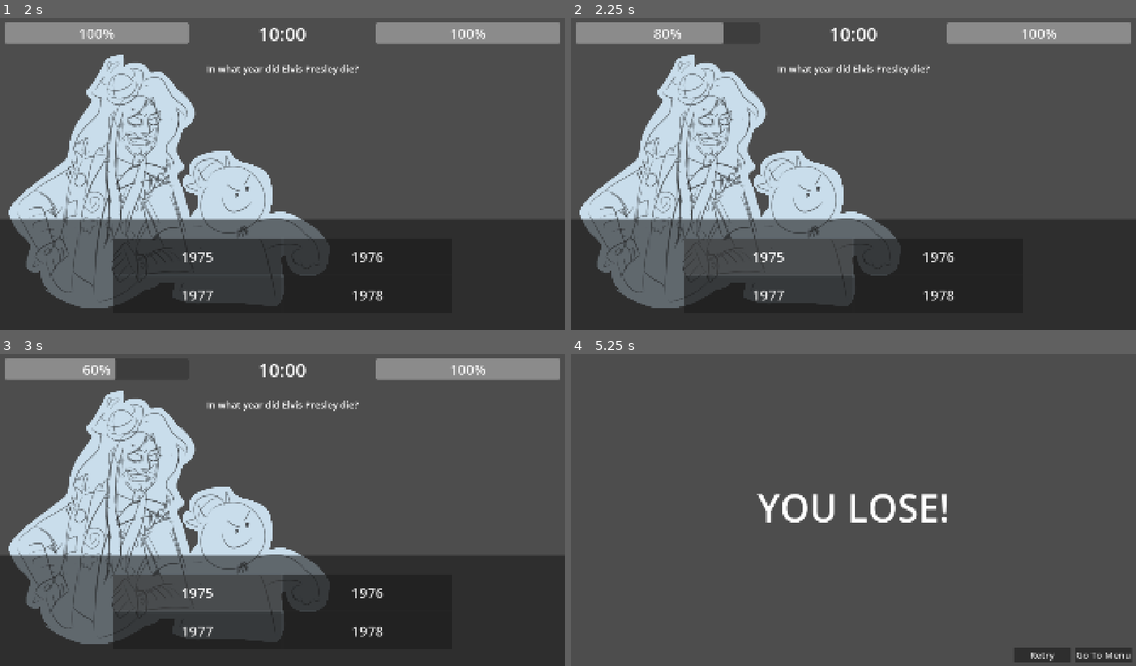
Above: before the commit, frames 1-4 (two rows, left to right).
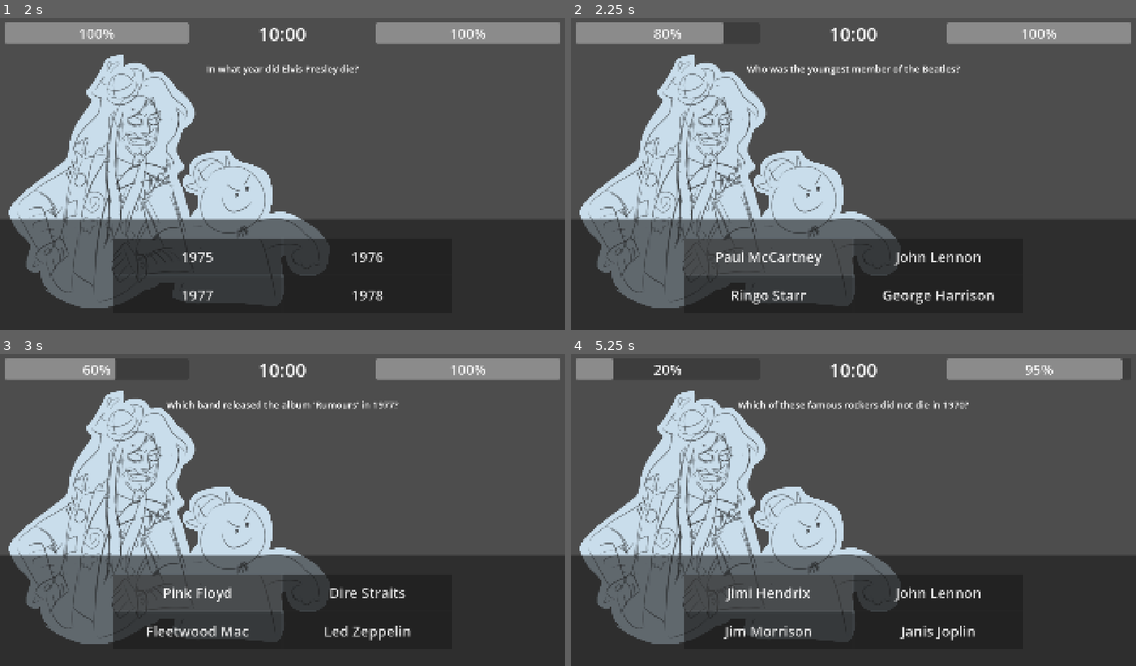
Above: after the commit, the same moments.

Repository: jillzilla/FBDB
Game: Godot game, scene res://assets/scenes/menu.tscn
Same seed, same stepped clock (60 frames per second), same inputs: the game is played once before the commit and once after it.
Inputs:
- Up to frame 1 (2 s): click "Play" at 0.5 s; click "Stage 2" at 1.25 s
- Up to frame 2 (2.25 s): click "1975" at 2 s
- Up to frame 3 (3 s): click "1975" (after the commit: "Paul McCartney") at 2.75 s
- Up to frame 4 (5.25 s): click "1975" (after the commit: "Pink Floyd") at 3.5 s; click "1975" (after the commit: "His Halos") at 4.25 s; click "1975" (after the commit: "Aerosmith") at 5 s

Frame 1 is identical in both runs. In frame 2, 1.8% of the frame differs, in the area x 25-75%, y 14-92%; in frame 3, 1.7%; in frame 4, 45%, in the area x 0-100%, y 1-100%.

Commit message:
web version and some minor fix

Diff:
--- a/assets/scenes/gameplay.tscn
+++ b/assets/scenes/gameplay.tscn
@@ -144,7 +144,7 @@
 theme_override_font_sizes/font_size = 48
 action_mode = 0
 text = "A. Answer..."
-autowrap_mode = 3
+autowrap_mode = 2
 metadata/_edit_lock_ = true
 
 [node name="A2" type="Button" parent="Control/Bottom_HUD/Answers_Container" unique_id=1513467770]
@@ -155,7 +155,7 @@
 theme_override_font_sizes/font_size = 48
 action_mode = 0
 text = "B. Answer..."
-autowrap_mode = 3
+autowrap_mode = 2
 metadata/_edit_lock_ = true
 
 [node name="A3" type="Button" parent="Control/Bottom_HUD/Answers_Container" unique_id=337363808]
@@ -166,7 +166,7 @@
 theme_override_font_sizes/font_size = 48
 action_mode = 0
 text = "C. Answer..."
-autowrap_mode = 3
+autowrap_mode = 2
 metadata/_edit_lock_ = true
 
 [node name="A4" type="Button" parent="Control/Bottom_HUD/Answers_Container" unique_id=932022377]
@@ -177,5 +177,5 @@
 theme_override_font_sizes/font_size = 48
 action_mode = 0
 text = "D. Answer..."
-autowrap_mode = 3
+autowrap_mode = 2
 metadata/_edit_lock_ = true
--- a/assets/scripts/gameplay.gd
+++ b/assets/scripts/gameplay.gd
@@ -95,8 +95,6 @@
 	if did_answered_correctly:
 		opponent_health -= 5;
 		enemy_health_bar.value = opponent_health;
-
-		_next_question();
 	else:
 		player_health -= 20;
 		player_health_bar.value = player_health;
@@ -104,4 +102,4 @@
 		if player_health <= 0:
 			get_tree().change_scene_to_file("res://assets/scenes/game_over.tscn");
 
-		return;
+	_next_question();
Not shown, changed: export_presets.cfg
